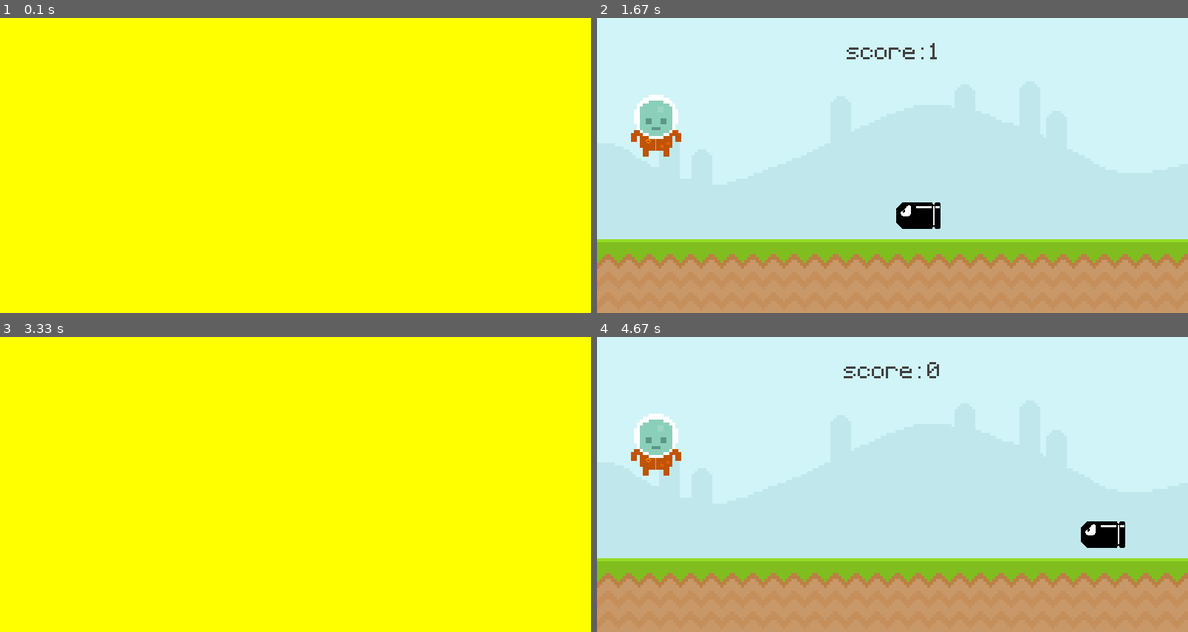
Above: before the commit, frames 1-4 (two rows, left to right).
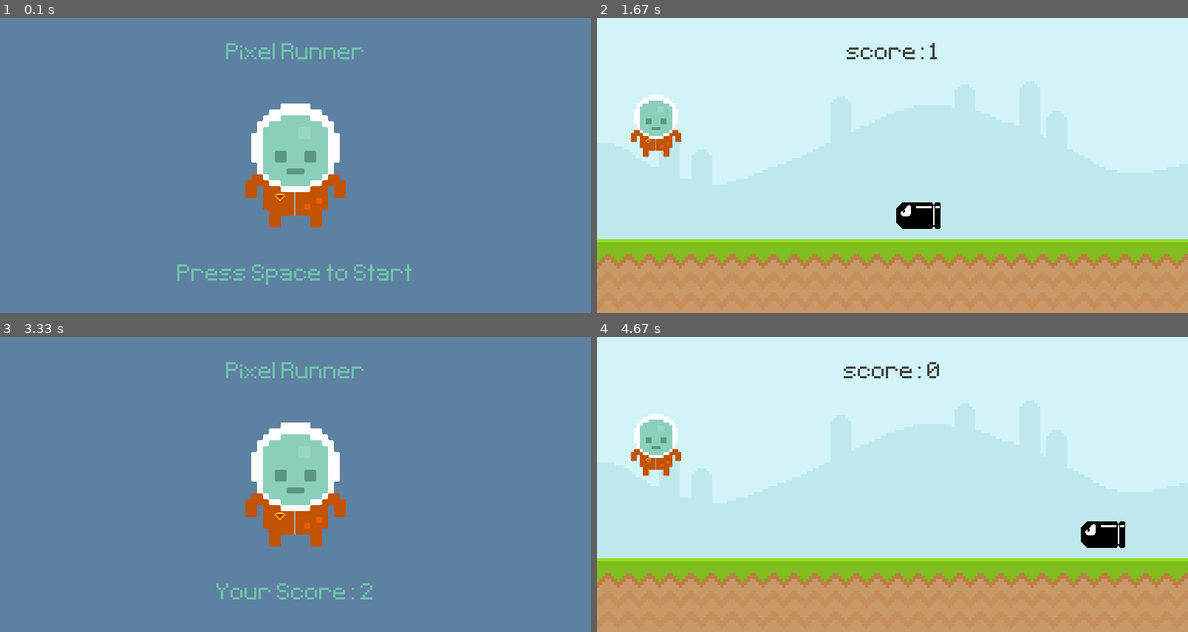
Above: after the commit, the same moments.

Repository: viniciuspadovam/PyGame-DennoRunner
Game: pygame game, started from main.py
The game is run twice, just before and just after one commit, with the same random seed, the same clock (stepped at 60 frames per second) and the same inputs.
Inputs (mouse positions are in pixels of both pictures, inside the frame that each line leads up to):
- Up to frame 1 (0.1 s): no input
- Up to frame 2 (1.67 s): tap Space at 0.33 s; click (892, 183) at 0.72 s; click (1111, 268) at 1.55 s
- Up to frame 3 (3.33 s): click (265, 561) at 2.38 s
- Up to frame 4 (4.67 s): tap Space at 4.17 s; click (1016, 431) at 4.55 s

The runs differ from the first frame. In frame 1, 100% of the frame differs, in the area x 0-100%, y 0-100%; in frame 2, nothing differs; in frame 3, 100%; in frame 4, nothing differs.

Commit message:
Improve game over screen

Diff:
--- a/main.py
+++ b/main.py
@@ -30,6 +30,18 @@
 player_rect = player_surface.get_rect(midbottom = (80, 300))
 player_gravity = 0
 
+# --- Intro Screen ---
+player_stand = pygame.image.load('assets/graphics/player/player_stand.png').convert_alpha()
+# player_stand = pygame.transform.rotozoom(player_stand, 0, 2)
+player_stand = pygame.transform.scale2x(player_stand)
+player_stand_rect = player_stand.get_rect(center = (400, 200))
+
+name_txt = test_font.render('Pixel Runner', False, (111, 196, 169))
+name_txt_rect = name_txt.get_rect(center = (400, 50))
+
+instruction_txt = test_font.render('Press Space to Start', False, (111, 196, 169))
+instruction_txt_rect = instruction_txt.get_rect(center = (400, 350))
+
 # Draw and update all elementes
 while True:
     # --- EVENT LOOP ---
@@ -56,7 +68,7 @@
         # pygame.draw.rect(screen, '#c0e8ec', score_rect)
         # pygame.draw.rect(screen, '#c0e8ec', score_rect, 10)
         # screen.blit(score_surface, score_rect)
-        display_score()
+        score = display_score()
 
         enemy_rect.x -= 5
         if enemy_rect.left < -100: enemy_rect.left = 805
@@ -72,7 +84,14 @@
         if enemy_rect.colliderect(player_rect):
             game_active = False
     else:
-        screen.fill('Yellow')
+        screen.fill((94, 129, 162))
+        screen.blit(name_txt, name_txt_rect)
+        screen.blit(player_stand, player_stand_rect)
+
+        score_txt = test_font.render(f'Your Score: {score}', False, (111, 196, 169))
+        score_txt_rect = score_txt.get_rect(center = (400, 350))
+        if score == 0: screen.blit(instruction_txt, instruction_txt_rect)
+        else: screen.blit(score_txt, score_txt_rect)
 
     pygame.display.update()
     clock.tick(60)
